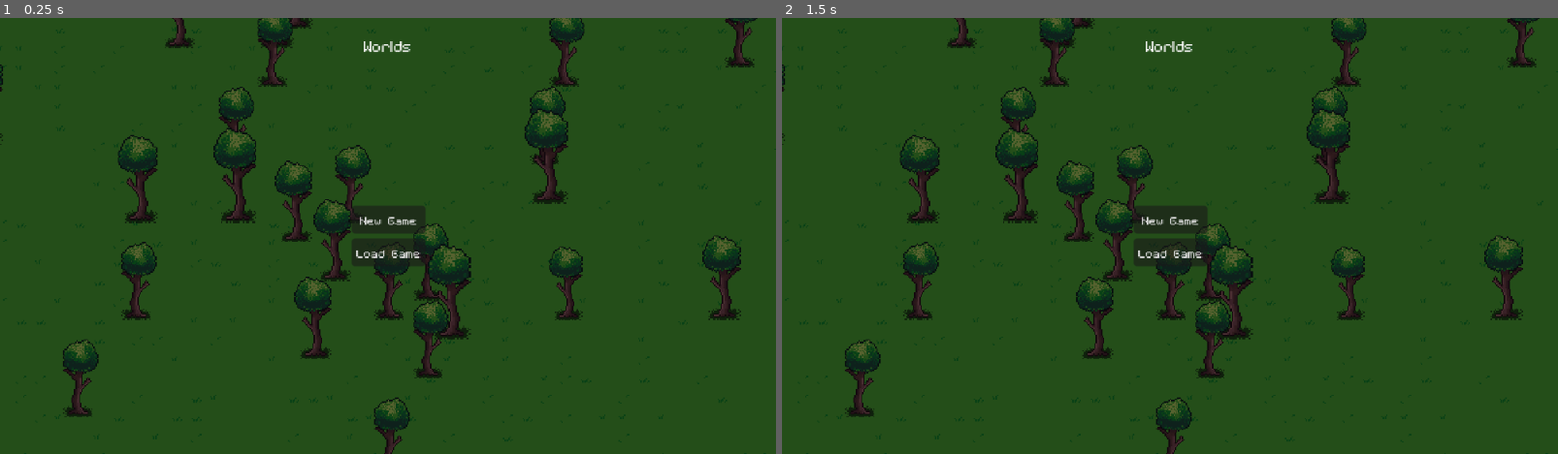
Above: before the commit, frames 1-2 (left to right).
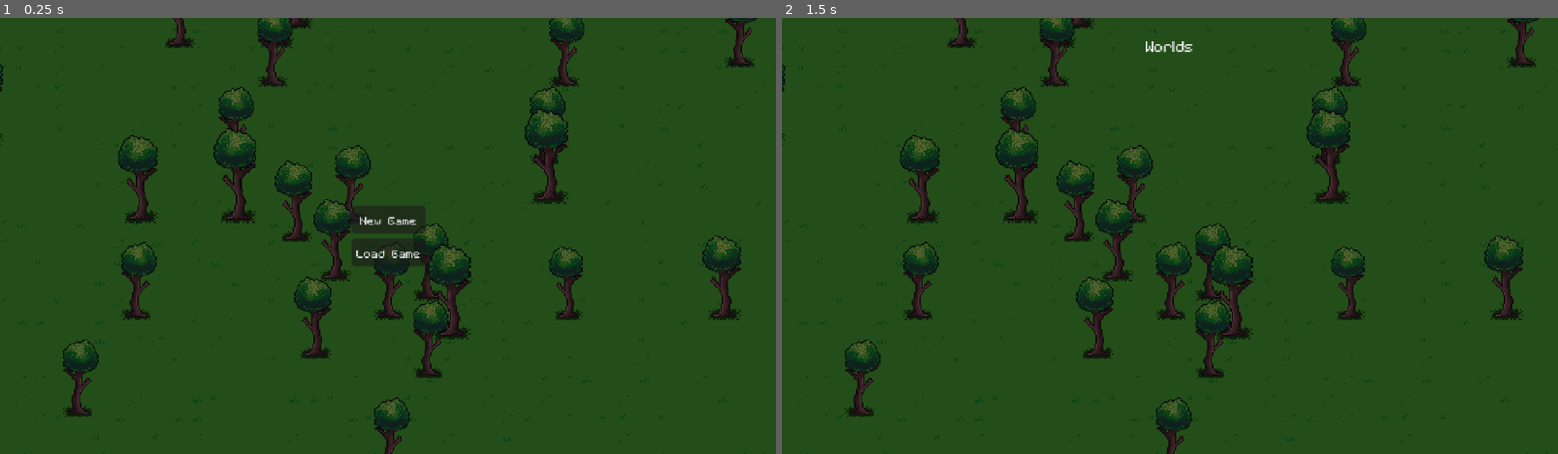
Above: after the commit, the same moments.

Repository: spsJakubSzydlowski/Evergrint
Game: Godot game, scene res://scenes/UI/menu.tscn
Two runs of this game, one before a commit and one after it. Both use one fixed random seed, a clock stepped at 60 frames per second and the inputs below.
Inputs (mouse positions are in pixels of both pictures, inside the frame that each line leads up to):
- Up to frame 1 (0.25 s): no input
- Up to frame 2 (1.5 s): click "Load Game" at 0.5 s; click (1170, 218) at 1.25 s, where only the run before the commit has a clickable "New Game"

The runs differ from the first frame. In frame 1, less than 0.1% of the frame differs, in the area x 46-53%, y 5-8%; in frame 2, 1.0%, in the area x 45-55%, y 43-57%.

Commit message:
Added world list

Diff:
--- a/scripts/menu.gd
+++ b/scripts/menu.gd
@@ -3,14 +3,19 @@
 @onready var sections = {
 	"menu": $menu_sect,
 	"difficulty": $difficulties_sect,
-	"name": $world_name_sect
+	"name": $world_name_sect,
+	"worlds": $load_world_sect
 }
 @onready var name_edit: LineEdit = $world_name_sect/HBoxContainer/name_edit
 @onready var name_enter: Button = $world_name_sect/HBoxContainer/name_enter
+@onready var worlds_list: VBoxContainer = $load_world_sect/VBoxContainer/ScrollContainer/worlds_list
+
+var world_container = preload("res://scenes/UI/world_container.tscn")
 
 var action = "" #create/load
 
 func _ready() -> void:
+	Signals.play_world.connect(_play_world_signal)
 	switch_to_section("menu")
 
 func switch_to_section(target_section: String):
@@ -48,8 +53,21 @@
 
 func _on_load_game_button_pressed() -> void:
 	play_click()
-	switch_to_section("name")
+	switch_to_section("worlds")
 	action = "load"
+
+	for child in worlds_list.get_children():
+		worlds_list.remove_child(child)
+		child.queue_free()
+
+	var all_worlds = SaveManager.get_all_worlds()
+	for world in all_worlds:
+		var new_world = world_container.instantiate()
+
+		new_world.get_node("world_name").text = world
+		new_world.world_name = world
+
+		worlds_list.add_child(new_world)
 
 func _on_easy_button_pressed() -> void:
 	setup_and_start(Global.Difficulty.EASY, "easy")
@@ -63,7 +81,11 @@
 	Global.set_difficulty_mult(difficulty_name)
 	start_game(Global.world_name)
 
+func _play_world_signal(world_name):
+	start_game(world_name)
+
 func start_game(world_name: String):
+	print(world_name)
 	if action == "create":
 		if not SaveManager.create_world(world_name):
 			print("This world already exist!")
